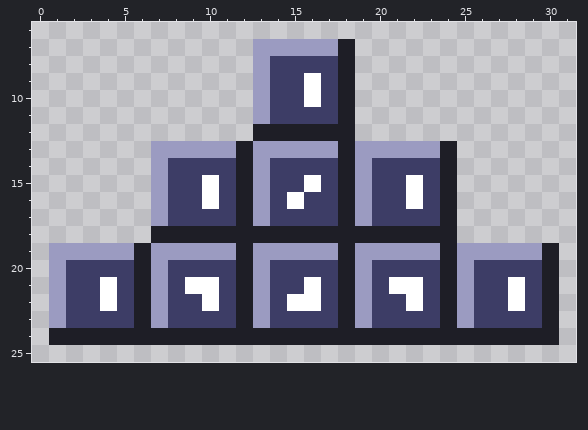
Two versions of one pixel-art sprite, favicon.png. Above: the version before the commit.
The file is 32x32 pixels. Shown: x 0..31, y 6..25.
The result:
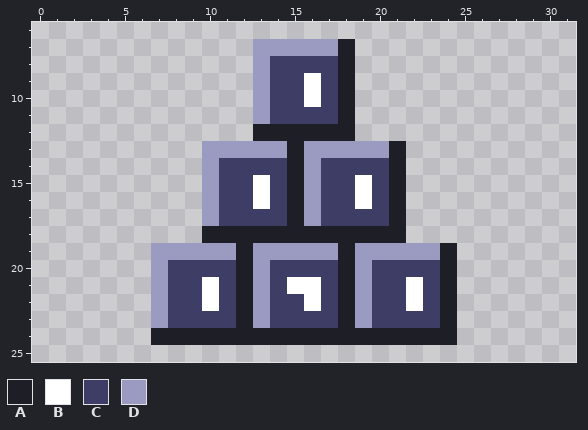
Palette (. is transparent): A #1e1e26  B #ffffff  C #3d3d66  D #9b9bc1
Edits made:
Changed rows in their new state; - is an unchanged pixel.
first column x 1:
13 ------...--D--A--D--A...------
14 ------...D-CC-AD-CC-A...------
15 ------...D-CB-AD-CB-A...------
16 ------...D-CB-AD-CB-A...------
17 ------...D-CC-AD-CC-A...------
18 ------...------------...------
19 ......------------------......
20 ......------------------......
21 ......--C-----B-----C---......
22 ......--------C---------......
23 ......------------------......
24 ......------------------......
